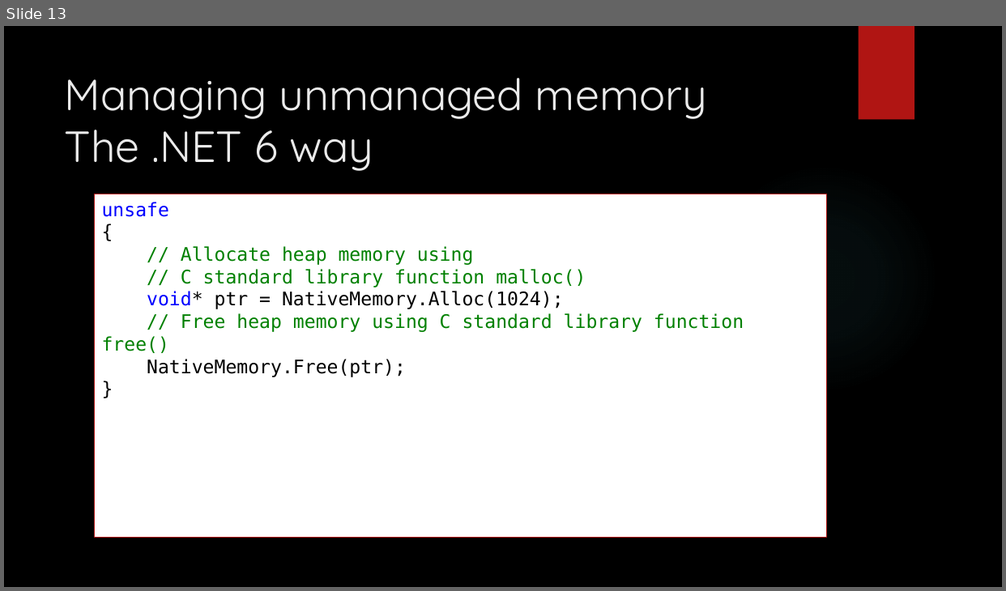
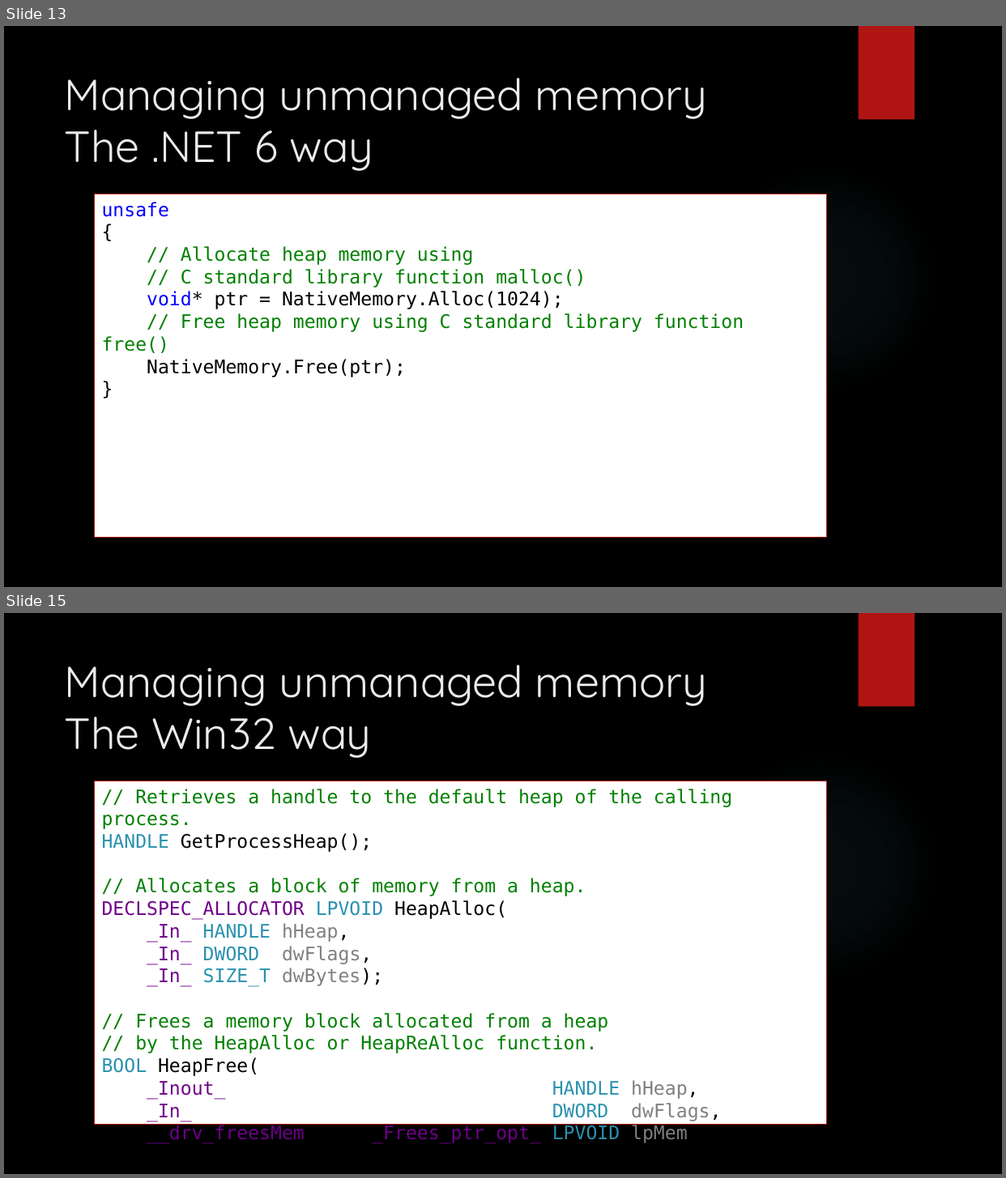
Before and after one commit to dennisdietrich/UnsafeCSharp, a slide deck: doc/Introduction to unsafe C#.pptx. Shown one above the other, each under a label of ours: slide 13 before the commit, slides 13 and 15 after it; the slides between them are not shown. The pictures are 1006x591 and 1006x1178 pixels, drawn with LibreOffice and Linux fonts; fonts in the diff are those of the drawing; background and template pictures are left out. Boxes give left, top, right and bottom in pixels: in the first picture for what was removed or moved away, otherwise in the second. Text is boxed around its words. In the diff, an @@ line names an element or a change of style, - is before the commit and + after.

```diff
--- a/doc/Introduction to unsafe C#.pptx
+++ b/doc/Introduction to unsafe C#.pptx
@@ slide 15 added at box(4, 613, 1002, 1174), background picture (left out); not listed: 2 template elements that a slide beside it also shows @@
@@ title added at box(65, 665, 707, 758), 42 pt, text #EBEBEB @@
+Managing unmanaged memory
+The Win32 way
@@ rectangle added at box(95, 781, 827, 1125), fill #FFFFFF, outline #B01513 1.25 pt, 18 pt, text #008000 @@
+// Retrieves a handle to the default heap of the calling process.
+HANDLE GetProcessHeap();
+// Allocates a block of memory from a heap.
+DECLSPEC_ALLOCATOR LPVOID HeapAlloc(
+_In_ HANDLE hHeap,
+_In_ DWORD dwFlags,
+_In_ SIZE_T dwBytes);
+// Frees a memory block allocated from a heap
+// by the HeapAlloc or HeapReAlloc function.
+BOOL HeapFree(
+_Inout_ HANDLE hHeap,
+_In_ DWORD dwFlags,
+__drv_freesMem(Mem) _Frees_ptr_opt_ LPVOID lpMem);
```
Also in this commit, not shown: 2 slides changed, 2 other slides added, 2 other files.
